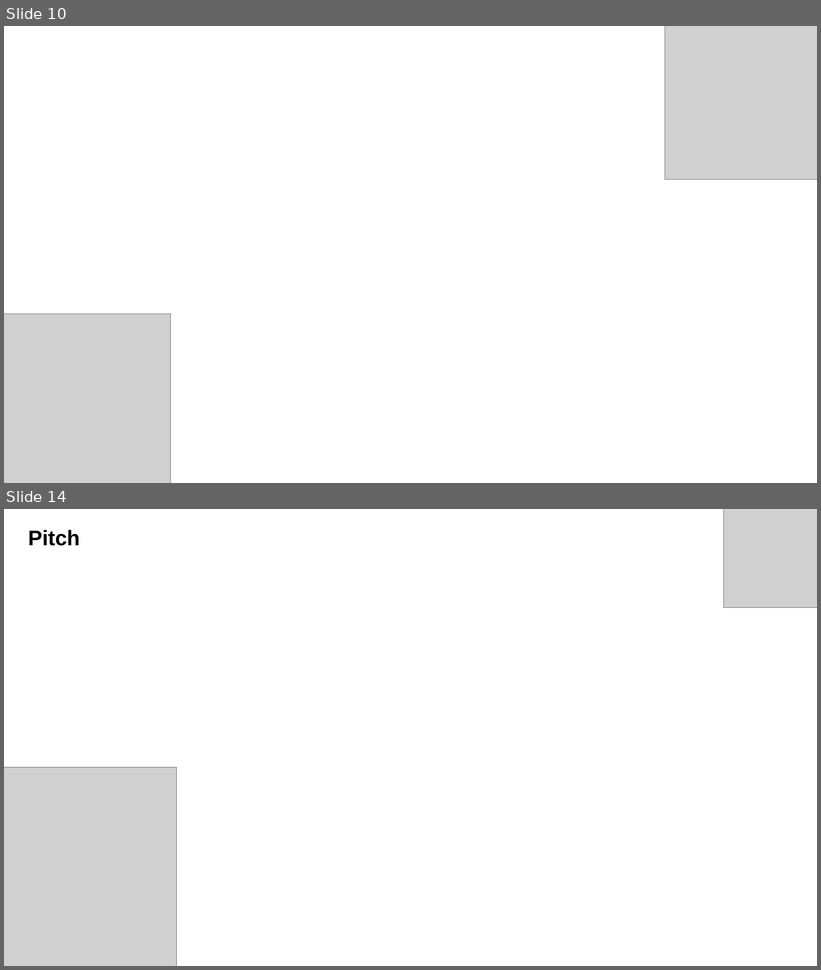
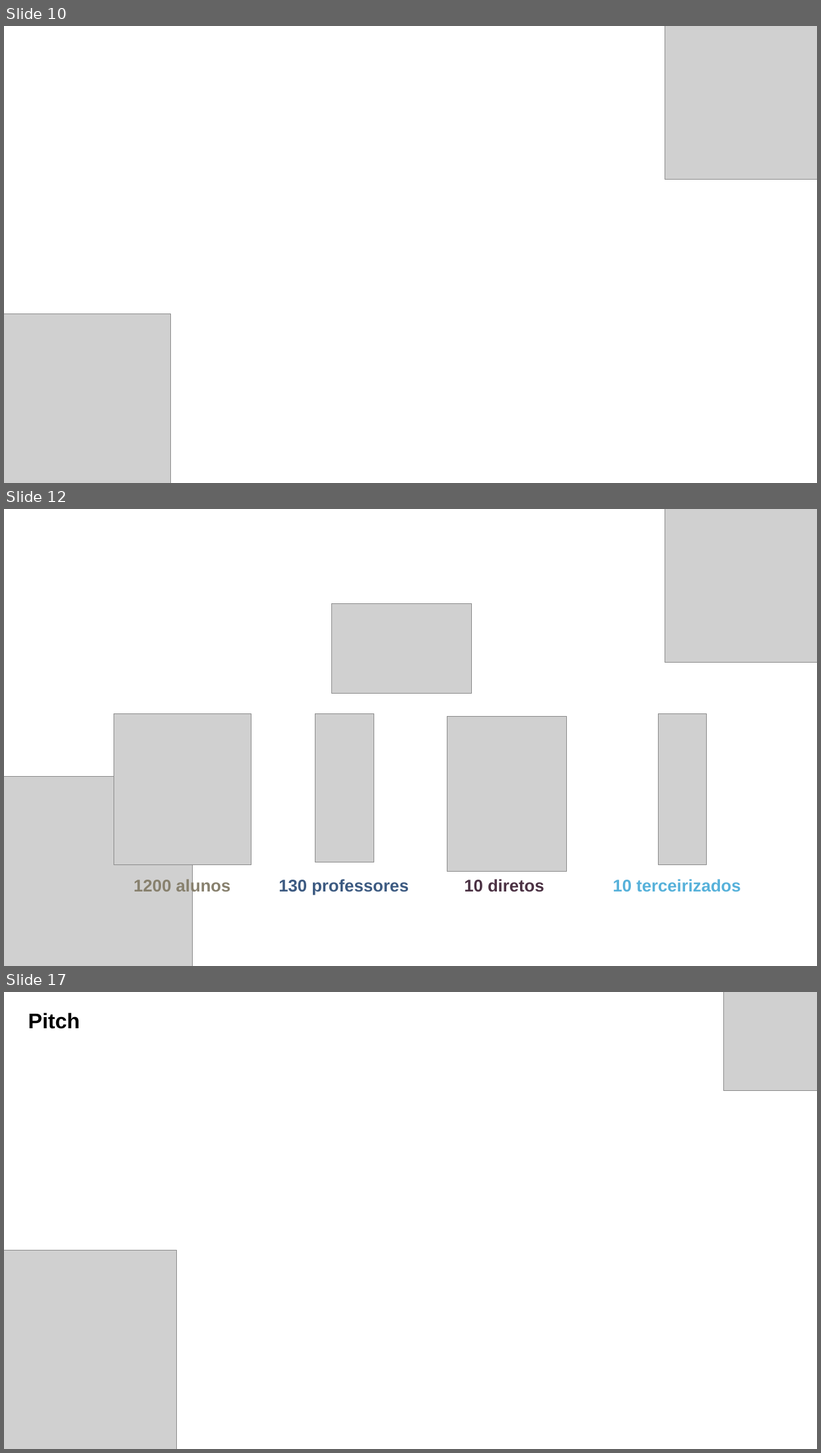
Before and after one commit to Sirius-tcc/Documents, a slide deck: slides/PreviaTCC.pptx. Shown one above the other, each under a label of ours: slides 10 and 14 before the commit, slides 10, 12 and 17 after it; the slides between them are not shown. The pictures are 821x970 and 821x1453 pixels, drawn with LibreOffice and Linux fonts; fonts in the diff are those of the drawing; grey boxes stand for pictures; background and template pictures are left out. Boxes give left, top, right and bottom in pixels: in the first picture for what was removed or moved away, otherwise in the second. Text is boxed around its words. In the diff, an @@ line names an element or a change of style, - is before the commit and + after.

```diff
--- a/slides/PreviaTCC.pptx
+++ b/slides/PreviaTCC.pptx
@@ slide 12 added at box(4, 509, 817, 966), background #FFFFFF @@
@@ picture added at box(665, 509, 817, 663) @@
@@ picture added at box(332, 603, 472, 694) @@
@@ picture added at box(114, 714, 252, 865) @@
@@ picture added at box(315, 714, 374, 863) @@
@@ picture added at box(448, 716, 567, 872) @@
@@ picture added at box(659, 714, 707, 865) @@
@@ picture added at box(4, 777, 192, 966) @@
@@ text added at box(133, 878, 231, 896), 20 pt, text #87806D, bold @@
+1200 alunos
@@ text added at box(279, 879, 409, 896), 20 pt, text #3C5A81, bold @@
+130 professores
@@ text added at box(464, 879, 545, 892), 20 pt, text #4B3143, bold @@
+10 diretos
@@ text added at box(613, 879, 741, 892), 20 pt, text #56B1DA, bold @@
+10 terceirizados
@@ what was slide 14 is now slide 17 @@
```
Also in this commit, not shown: 7 other slides added, 5 slides removed, 2 other files.
